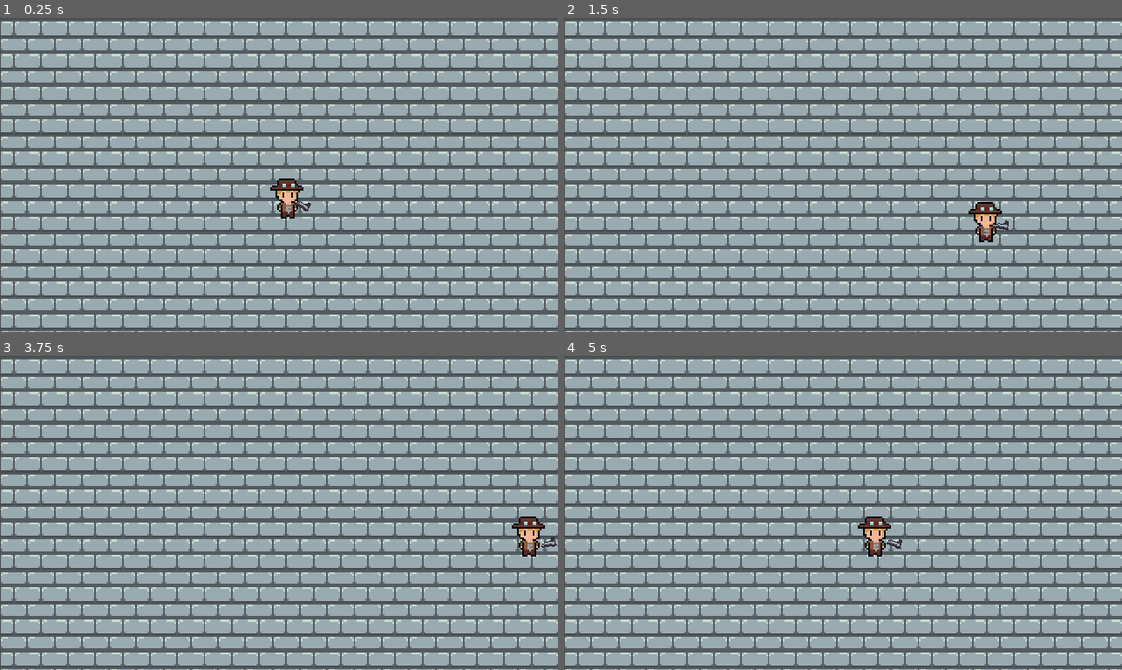
Above: before the commit, frames 1-4 (two rows, left to right).
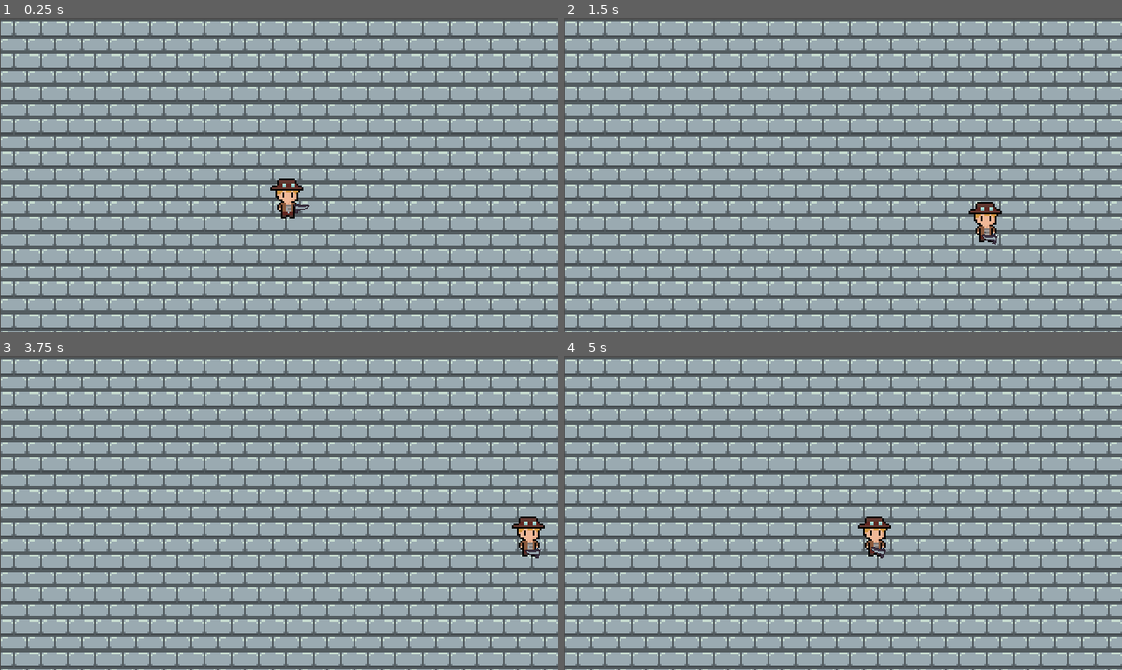
Above: after the commit, the same moments.

Repository: WAIWAI-PARTY/Life-after-people
Game: Godot game, scene res://World.tscn
Same seed, same stepped clock (60 frames per second), same inputs: the game is played once before the commit and once after it.
Inputs (mouse positions are in pixels of both pictures, inside the frame that each line leads up to):
- Up to frame 1 (0.25 s): no input
- Up to frame 2 (1.5 s): tap Enter at 0.5 s; move the mouse to (965, 159) at 0.52 s; hold D (ui_right) 0.53-1.28 s; move the mouse to (731, 190) at 1.27 s; hold S (ui_down) from 1.28 s (still down)
- Up to frame 3 (3.75 s): move the mouse to (334, 443) at 2.02 s; release S (ui_down) at 2.03 s; hold D (ui_right) 2.03-2.78 s; move the mouse to (251, 575) at 2.77 s; hold W (ui_up) 2.78-3.53 s; move the mouse to (446, 560) at 3.52 s; hold A (ui_left) from 3.53 s (still down)
- Up to frame 4 (5 s): keep holding A (ui_left); move the mouse to (675, 465) at 4.27 s

The runs differ from the first frame. In frame 1, less than 0.1% of the frame differs, in the area x 52-56%, y 58-63%; in frame 2, less than 0.1%; in frame 3, less than 0.1%; in frame 4, less than 0.1%, in the area x 55-61%, y 58-65%.

Commit message:
with flip but fixing central point needed

Diff:
--- a/Player/Gun.gd
+++ /dev/null
@@ -1,13 +0,0 @@
-extends Sprite
-
-
-var can_fire = true
-
-func _ready():
-	set_as_toplevel(true)
-
-func _physics_process(delta):
-	position.x = lerp(position.x, get_parent().position.x+9, 0.7)
-	position.y = lerp(position.y, get_parent().position.y+4, 0.8)
-	var mouse_pos = get_global_mouse_position()
-	look_at(mouse_pos)
--- a/Player/Player.tscn
+++ b/Player/Player.tscn
@@ -1,9 +1,7 @@
-[gd_scene load_steps=5 format=2]
+[gd_scene load_steps=3 format=2]
 
-[ext_resource path="res://Player.gd" type="Script" id=1]
+[ext_resource path="res://Player/Player.gd" type="Script" id=1]
 [ext_resource path="res://imports/character.png" type="Texture" id=2]
-[ext_resource path="res://imports/guns.png" type="Texture" id=3]
-[ext_resource path="res://Player/Gun.gd" type="Script" id=4]
 
 [node name="Player" type="KinematicBody2D"]
 script = ExtResource( 1 )
@@ -15,14 +13,3 @@
 position = Vector2( 1, 0 )
 texture = ExtResource( 2 )
 flip_h = true
-
-[node name="Gun" type="Sprite" parent="."]
-position = Vector2( 8.08456, 4.91657 )
-scale = Vector2( 0.5, 0.5 )
-texture = ExtResource( 3 )
-region_enabled = true
-region_rect = Rect2( 32, 12, 19, 13 )
-script = ExtResource( 4 )
-
-[node name="Position2D" type="Position2D" parent="Gun"]
-position = Vector2( 9.76364, -3.00226 )
--- a/Weapons/Gun.gd
+++ b/Weapons/Gun.gd
@@ -1,6 +1,15 @@
-extends KinematicBody2D
 
+extends Node2D
 
-func _process(delta):
+func _input(event):
+	if event is InputEventMouseMotion:
+		look_at(event.position)
 
-	look_at(get_global_mouse_position())
+		# keep rotation_degrees between 0 and 360
+		rotation_degrees = fposmod(rotation_degrees, 360.0)
+
+		if rotation_degrees > 90 && rotation_degrees < 270:
+			$GunSprite.flip_v = true
+
+		else:
+			$GunSprite.flip_v = false
--- /dev/null
+++ b/Weapons/Gun.tscn
@@ -0,0 +1,15 @@
+[gd_scene load_steps=3 format=2]
+
+[ext_resource path="res://Weapons/Gun.gd" type="Script" id=1]
+[ext_resource path="res://imports/guns.png" type="Texture" id=2]
+
+[node name="Gun" type="Node2D"]
+script = ExtResource( 1 )
+
+[node name="GunSprite" type="Sprite" parent="."]
+position = Vector2( -2, -5 )
+scale = Vector2( 0.5, 0.5 )
+texture = ExtResource( 2 )
+centered = false
+region_enabled = true
+region_rect = Rect2( 32, 12, 19, 12 )
--- a/World.tscn
+++ b/World.tscn
@@ -1,5 +1,6 @@
-[gd_scene load_steps=3 format=2]
+[gd_scene load_steps=4 format=2]
 
+[ext_resource path="res://Weapons/Gun.tscn" type="PackedScene" id=1]
 [ext_resource path="res://imports/spawnfloorbrick.png" type="Texture" id=2]
 [ext_resource path="res://Player/Player.tscn" type="PackedScene" id=3]
 
@@ -16,3 +17,6 @@
 
 [node name="Player" parent="." instance=ExtResource( 3 )]
 position = Vector2( 165, 103 )
+
+[node name="Gun" parent="Player" instance=ExtResource( 1 )]
+position = Vector2( 5, 8 )
Renamed: Player.gd -> Player/Player.gd
